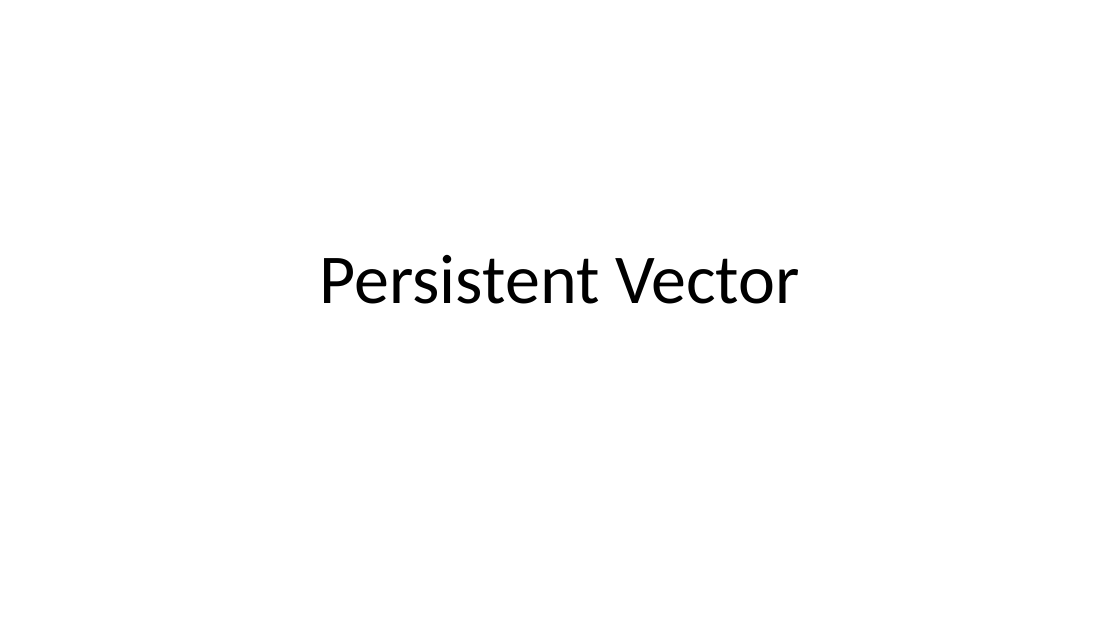
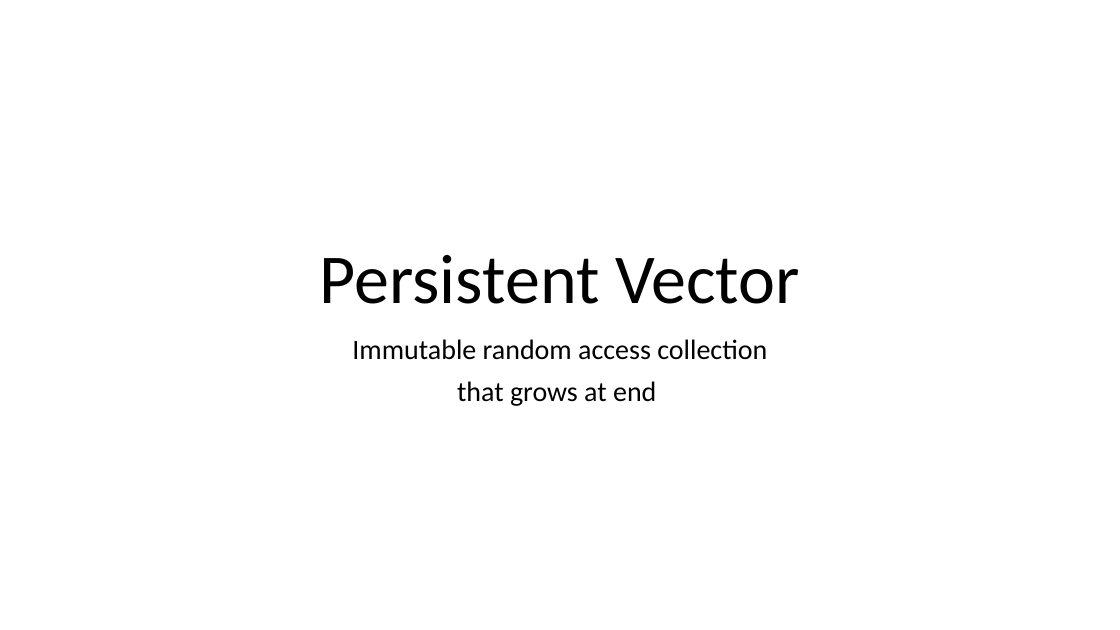
Before and after one commit to stefanvstein/fsgrit, a slide deck: slide 1 of vector.pptx. Drawn at 1120x630 pixels with LibreOffice and Linux fonts; fonts in the diff are those of the drawing. Boxes give left, top, right and bottom in pixels: in the first picture for what was removed or moved away, otherwise in the second. Text is boxed around its words. In the diff, an @@ line names an element or a change of style, - is before the commit and + after.

```diff
--- a/vector.pptx
+++ b/vector.pptx
@@ subtitle added at bbox=[352, 339, 767, 406], 24 pt, text #000000 @@
+Immutable random access collection
+that grows at end
```
Also in this commit, not shown: 4 other slides changed, 1 slide removed.
